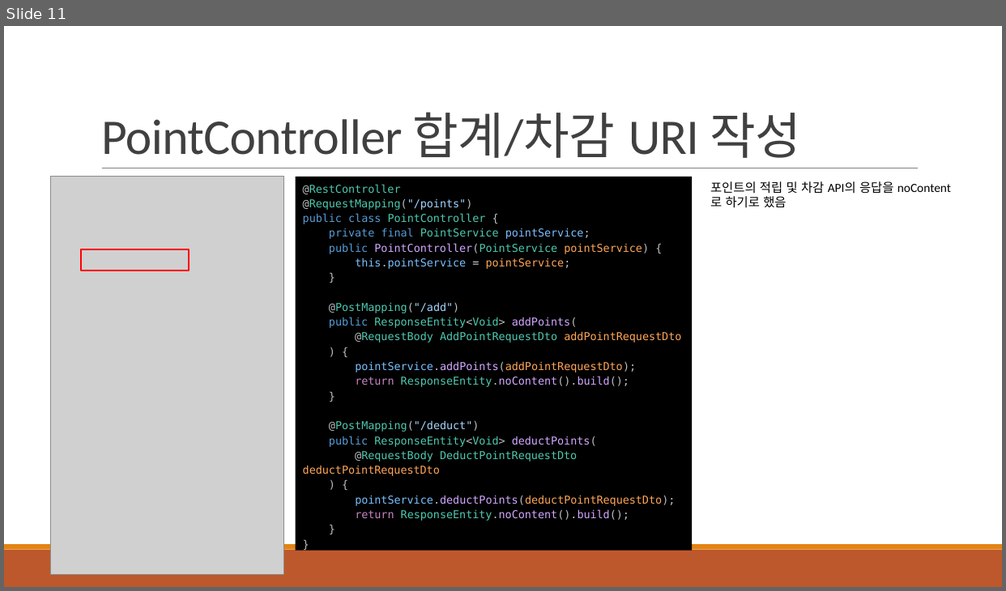
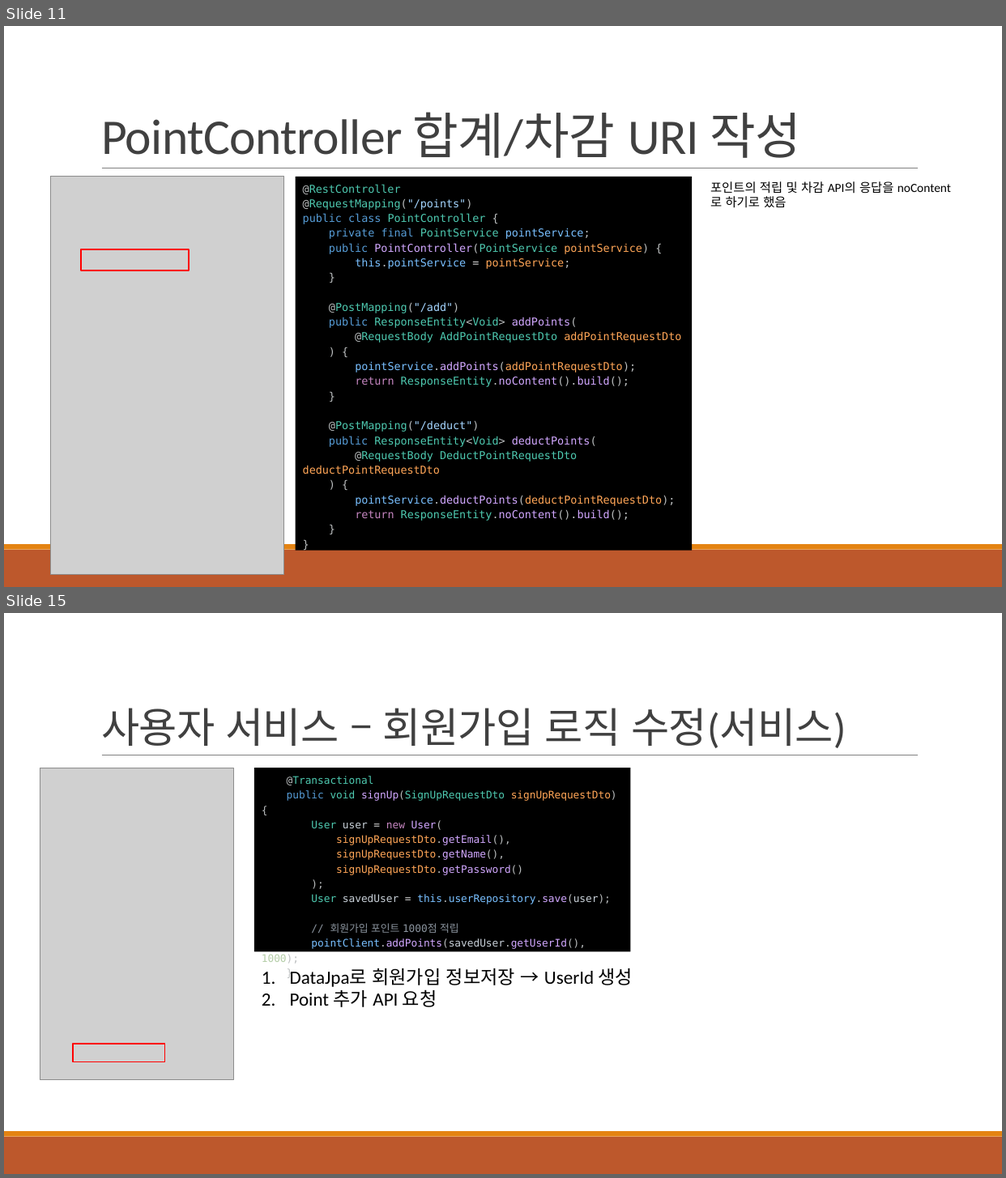
Before and after one commit to khb3025/study-msa, a slide deck: msa-ppt/3. 데이터 쓰기 API 구현.pptx. Shown one above the other, each under a label of ours: slide 11 before the commit, slides 11 and 15 after it; the slides between them are not shown. The pictures are 1006x591 and 1006x1178 pixels, drawn with LibreOffice and Linux fonts; fonts in the diff are those of the drawing; grey boxes stand for pictures. Boxes give left, top, right and bottom in pixels: in the first picture for what was removed or moved away, otherwise in the second. Text is boxed around its words. In the diff, an @@ line names an element or a change of style, - is before the commit and + after.

Commit message:
change : 오타 수정

```diff
--- a/msa-ppt/3. 데이터 쓰기 API 구현.pptx
+++ b/msa-ppt/3. 데이터 쓰기 API 구현.pptx
@@ slide 15 added at [4,613,1002,1174], background #FFFFFF; not listed: 3 template elements that a slide beside it also shows @@
@@ title added at [101,708,846,748], 40 pt, text #404040 @@
+사용자 서비스 – 회원가입 로직 수정(서비스)
@@ picture added at [40,768,234,1080] @@
@@ rectangle added at [254,768,631,952], fill #000000, 10 pt, text #FFA657 @@
+@Transactional
+public void signUp(SignUpRequestDto signUpRequestDto) {
+User user = new User(
+signUpRequestDto.getEmail(),
+signUpRequestDto.getName(),
+signUpRequestDto.getPassword()
+);
+User savedUser = this.userRepository.save(user);
+// 회원가입 포인트 1000점 적립
+pointClient.addPoints(savedUser.getUserId(), 1000);
+}
@@ text added at [290,969,633,1007], 18 pt, text #000000 @@
+1. DataJpa로 회원가입 정보저장 → UserId 생성
+2. Point 추가 API 요청
@@ rectangle added at [73,1044,165,1063], outline #FF0000 1.25 pt @@
```
Also in this commit, not shown: 4 other slides added, 3 other files.
